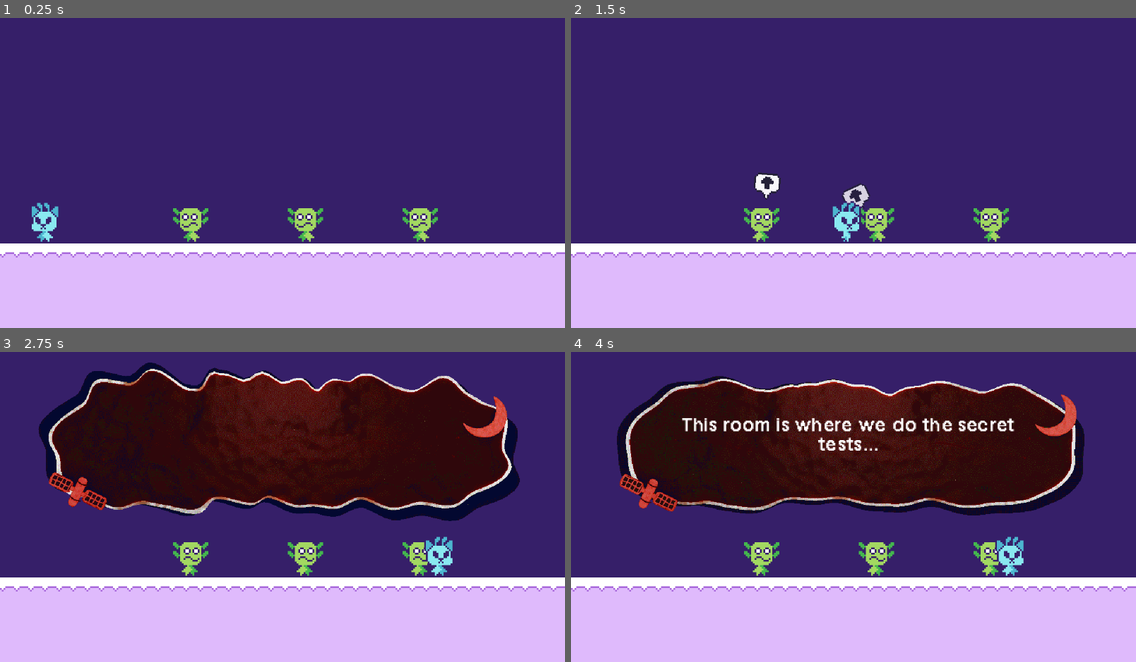
Above: before the commit, frames 1-4 (two rows, left to right).
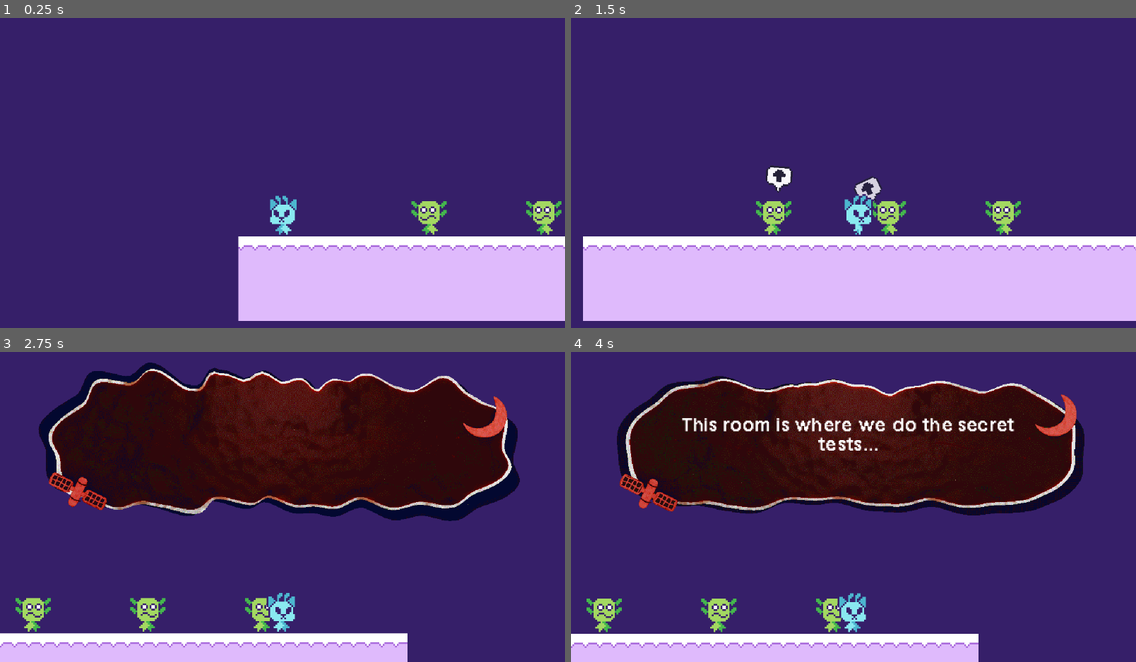
Above: after the commit, the same moments.

Repository: Zazorah/secret-santa-2025
Game: Godot game, scene res://World/Placeholder/Alt Text Box Testing/AltTextboxTesting.tscn
Same seed, same stepped clock (60 frames per second), same inputs: the game is played once before the commit and once after it. This scene is started directly instead of the project's main scene. Sound files missing from this copy of the repository are replaced by a short silence.
Inputs (mouse positions are in pixels of both pictures, inside the frame that each line leads up to):
- Up to frame 1 (0.25 s): no input
- Up to frame 2 (1.5 s): tap Enter (pause) at 0.5 s; move the mouse to (977, 157) at 0.52 s; hold Space (advance_text) 0.53-1.28 s; hold D (move_right) from 0.53 s (still down); move the mouse to (740, 188) at 1.27 s; tap Shift (beam) at 1.35 s
- Up to frame 3 (2.75 s): move the mouse to (339, 438) at 2.02 s; release D (move_right) at 2.03 s; hold A (move_left) from 2.03 s (still down); hold W (interact) from 2.03 s (still down)
- Up to frame 4 (4 s): move the mouse to (825, 569) at 2.77 s; release A (move_left) at 2.78 s; release W (interact) at 2.78 s; hold D (move_right) from 2.78 s (still down); tap Mouse wheel up (zoom_in) at 2.85 s; move the mouse to (1023, 553) at 3.52 s; hold Mouse wheel down (zoom_out) from 3.53 s (still down)

The runs differ from the first frame. In frame 1, 18% of the frame differs, in the area x 0-100%, y 57-100%; in frame 2, 11%; in frame 3, 25%, in the area x 0-100%, y 59-100%; in frame 4, 25%.

Commit message:
Pan camera up when speaking

Diff:
--- a/Utility/Camera.gd
+++ b/Utility/Camera.gd
@@ -19,12 +19,17 @@
 const vehicle_zoom_level: float = 0.5
 const vehicle_flying_zoom_level: float = 0.33
 
+# Offset
+const standard_offset := Vector2(0.0, -36.0)
+const speaking_offset := Vector2(0.0, -72.0)
+var offset_target := standard_offset
+
 # Debug
 @export var debug: bool = false
 
 func _ready() -> void:
 	GameManager.camera = self
-	offset = Vector2(0.0, -36.0)
+	offset = offset_target
 
 func _input(event: InputEvent) -> void:
 	if not debug:
@@ -47,6 +52,8 @@
 
 	global_position = global_position.lerp(target_position, focus_speed * delta)
 
+	offset = offset.lerp(offset_target, 0.125)
+
 func snap_to_target() -> void:
 	var camera_size = get_viewport_rect().size / zoom
 	global_position = focus_target.global_position - (camera_size/2.0)
--- a/Utility/Dialog/UI/DialogPlayer.gd
+++ b/Utility/Dialog/UI/DialogPlayer.gd
@@ -32,6 +32,10 @@
 	add_child(textbox)
 
 	setup_complete.emit()
+
+	# Move Camera
+	if GameManager.camera:
+		GameManager.camera.offset_target = Camera.speaking_offset
 
 	# Begin on First Line
 	_show_next_line()
@@ -73,5 +77,8 @@
 	if textbox:
 		await textbox.kill()
 
+	if GameManager.camera:
+		GameManager.camera.offset_target = Camera.standard_offset
+
 	finished.emit()
 	queue_free()
--- a/World/Placeholder/Alt Text Box Testing/AltTextboxTesting.tscn
+++ b/World/Placeholder/Alt Text Box Testing/AltTextboxTesting.tscn
@@ -1,7 +1,8 @@
-[gd_scene load_steps=9 format=4 uid="uid://bnwwt6tnuvnyh"]
+[gd_scene load_steps=10 format=4 uid="uid://bnwwt6tnuvnyh"]
 
 [ext_resource type="Script" uid="uid://b0k4juar5ydud" path="res://World/Room.gd" id="1_prbrq"]
 [ext_resource type="TileSet" uid="uid://vtji68yn4ypp" path="res://World/Tilesets/Placeholder.tres" id="2_6nuwg"]
+[ext_resource type="Script" uid="uid://c1u3337rkmd6x" path="res://Utility/Camera.gd" id="2_dee0t"]
 [ext_resource type="PackedScene" uid="uid://dvebmjqyfwilv" path="res://Props/Player Spawn/PlayerSpawn.tscn" id="3_j18w7"]
 [ext_resource type="PackedScene" uid="uid://btdyebtu3dvg4" path="res://Entities/Characters/NPCs/Example Scenes/NPCAxolotl.tscn" id="4_s25t2"]
 [ext_resource type="Script" uid="uid://dag17lve21slw" path="res://Entities/Characters/NPCs/Utility/CutsceneKey.gd" id="4_u17nk"]
@@ -24,6 +25,12 @@
 [node name="AltTextboxTesting" type="Node2D"]
 script = ExtResource("1_prbrq")
 metadata/_custom_type_script = "uid://b0k4juar5ydud"
+
+[node name="Camera" type="Camera2D" parent="."]
+offset = Vector2(0, -64)
+anchor_mode = 0
+script = ExtResource("2_dee0t")
+metadata/_custom_type_script = "uid://c1u3337rkmd6x"
 
 [node name="BG" type="Node2D" parent="."]
 
